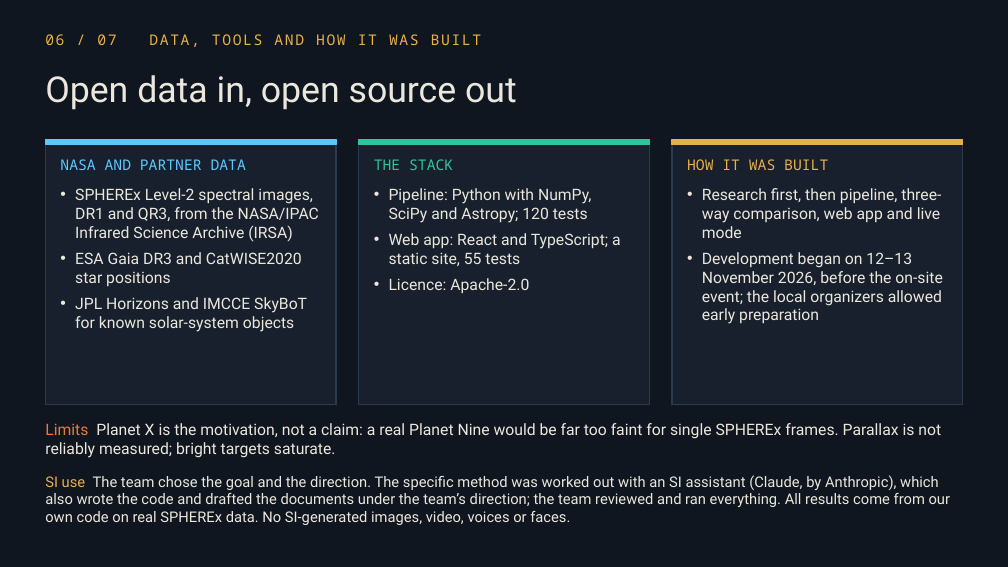
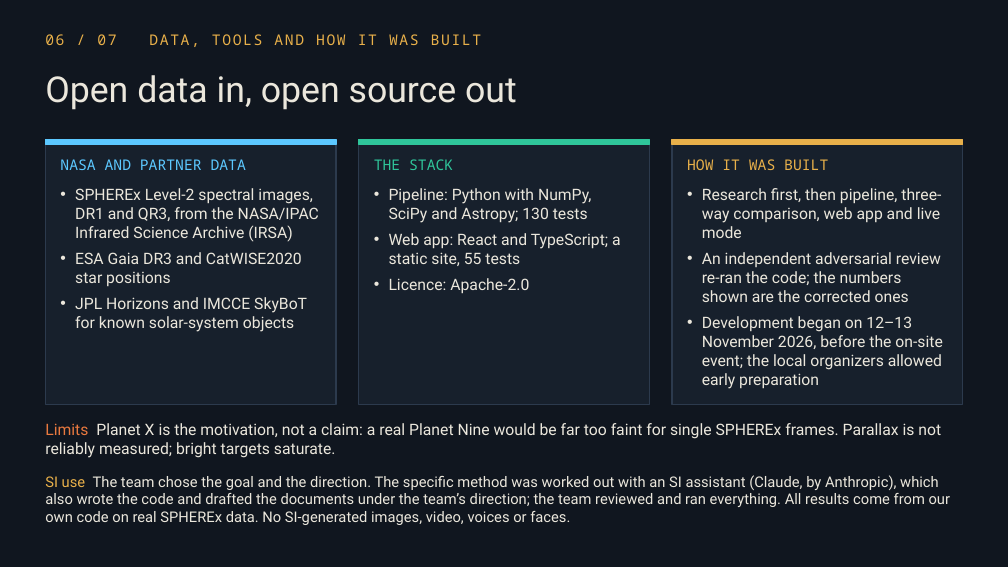
Before and after one commit to abed-r-j/parallax-spherex, a slide deck: slide 6 of presentation/ParallaX_ZENITH_LABS.pptx. Drawn at 1008x567 pixels with LibreOffice and Linux fonts; fonts in the diff are those of the drawing. Boxes give left, top, right and bottom in pixels: in the first picture for what was removed or moved away, otherwise in the second. Text is boxed around its words. In the diff, an @@ line names an element or a change of style, - is before the commit and + after.

```diff
--- a/presentation/ParallaX_ZENITH_LABS.pptx
+++ b/presentation/ParallaX_ZENITH_LABS.pptx
@@ text at [389,188,591,223]: text changed @@
-• Pipeline: Python with NumPy, SciPy and Astropy; 120 tests
+• Pipeline: Python with NumPy, SciPy and Astropy; 130 tests
@@ text at [702,252,941,302]: paragraph added @@
+• An independent adversarial review re-ran the code; the numbers shown are the corrected ones
```
Also in this commit, not shown: 3 other slides changed, 58 other files.
